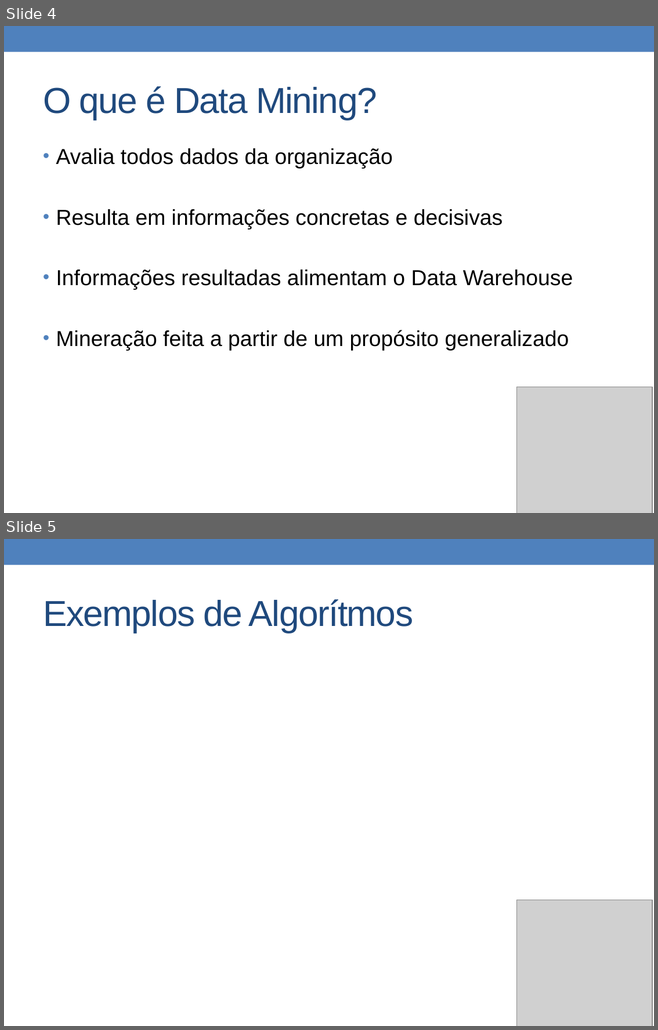
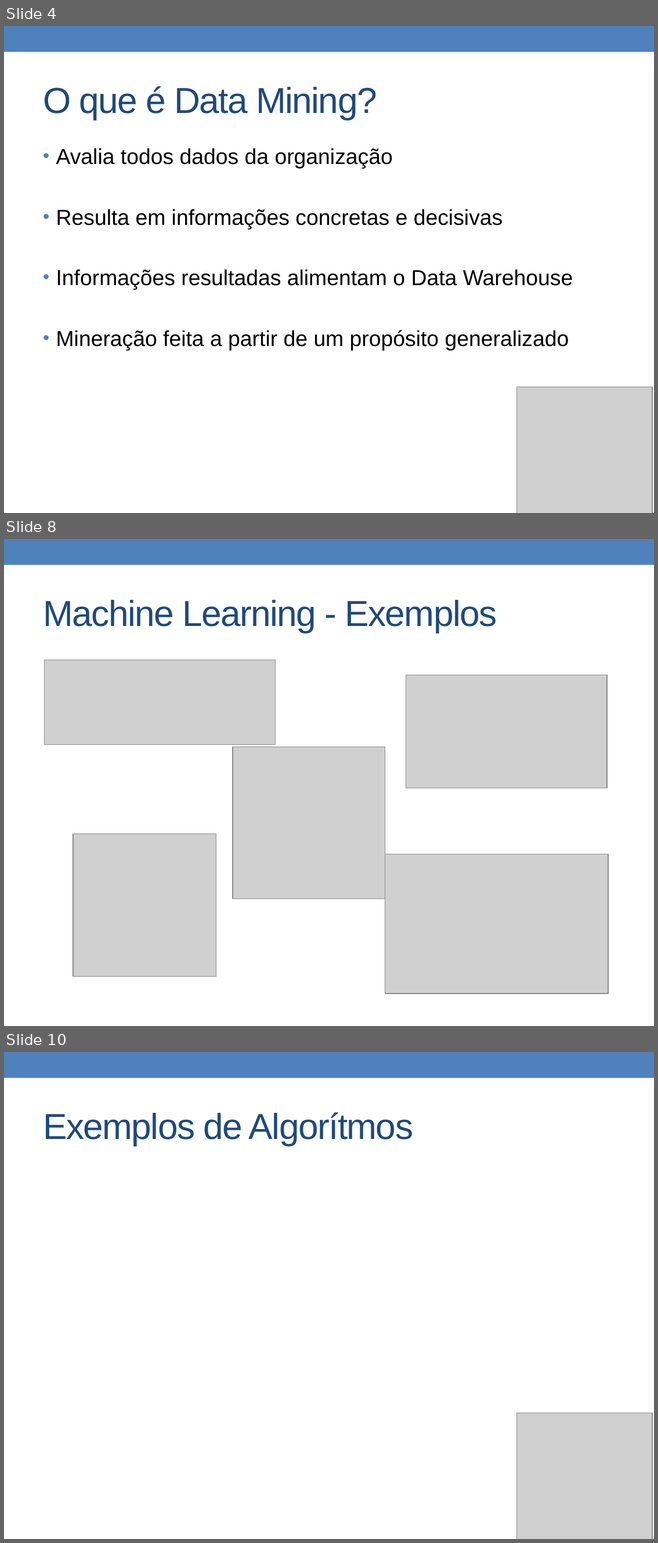
Before and after one commit to pcerioni/SEM_DATA_MINING, a slide deck: SEM_BI_DATA_MINING.pptx. Shown one above the other, each under a label of ours: slides 4 and 5 before the commit, slides 4, 8 and 10 after it; the slides between them are not shown. The pictures are 658x1030 and 658x1543 pixels, drawn with LibreOffice and Linux fonts; fonts in the diff are those of the drawing; grey boxes stand for pictures. Boxes give left, top, right and bottom in pixels: in the first picture for what was removed or moved away, otherwise in the second. Text is boxed around its words. In the diff, an @@ line names an element or a change of style, - is before the commit and + after.

```diff
--- a/SEM_BI_DATA_MINING.pptx
+++ b/SEM_BI_DATA_MINING.pptx
@@ slide 8 added at [4,539,654,1026], background #FFFFFF; not listed: 1 template element that a slide beside it also shows @@
@@ title added at [43,600,496,633], 40 pt, text #1F497D @@
+Machine Learning - Exemplos
@@ picture added at [44,660,275,744] @@
@@ picture added at [405,675,607,788] @@
@@ picture added at [233,747,384,899] @@
@@ picture added at [73,834,216,977] @@
@@ picture added at [384,854,607,994] @@
@@ what was slide 5 is now slide 10 @@
```
Also in this commit, not shown: 4 other slides added, 1 slide removed.
